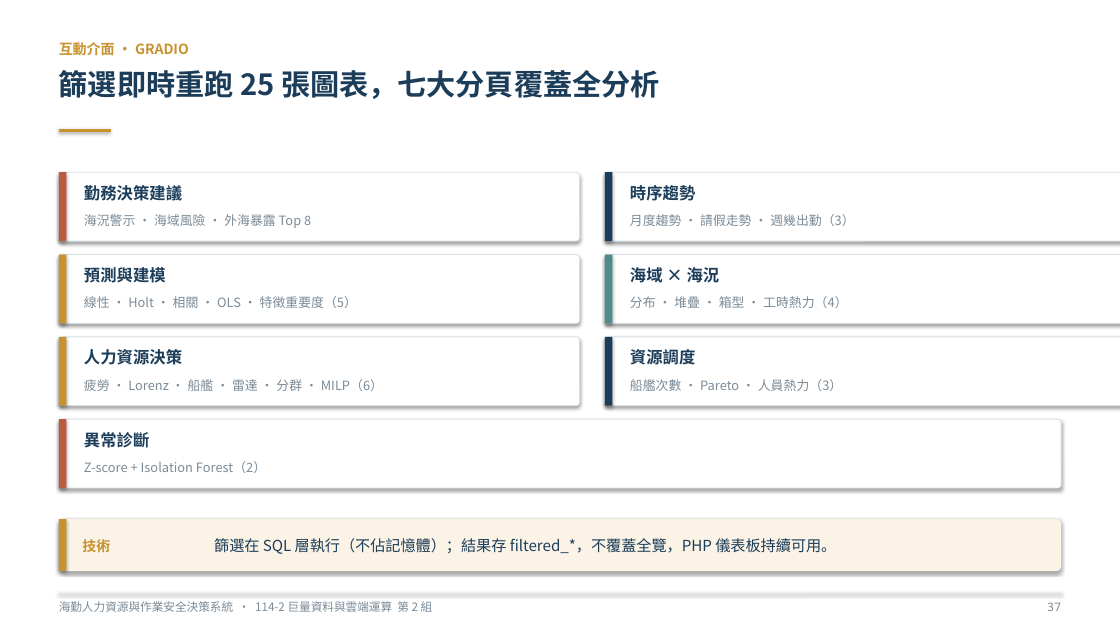
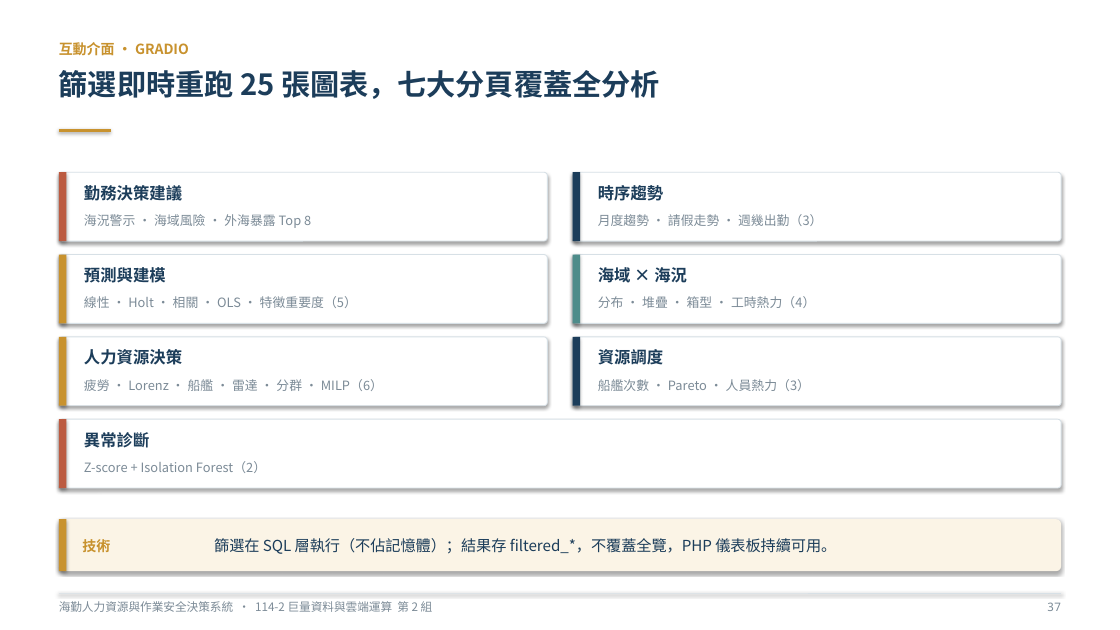
Before and after one commit to rocjveteran/114-2_BigDataCC-2nd, a slide deck: slide 47 of docs/slides/巨量資料與雲端運算技術_海勤人力資源與作業安全決策系統_黃宇平_傅瀚鋌_曾紹喆_劉家样_李翊丞_林秉賢.pptx. Drawn at 1120x630 pixels with LibreOffice and Linux fonts; fonts in the diff are those of the drawing. Boxes give left, top, right and bottom in pixels: in the first picture for what was removed or moved away, otherwise in the second. Text is boxed around its words. In the diff, an @@ line names an element or a change of style, - is before the commit and + after.

```diff
--- a/docs/slides/巨量資料與雲端運算技術_海勤人力資源與作業安全決策系統_黃宇平_傅瀚鋌_曾紹喆_劉家样_李翊丞_林秉賢.pptx
+++ b/docs/slides/巨量資料與雲端運算技術_海勤人力資源與作業安全決策系統_黃宇平_傅瀚鋌_曾紹喆_劉家样_李翊丞_林秉賢.pptx
@@ rounded rectangle resized from (x1=59, y1=172, x2=580, y2=241) to (x1=59, y1=172, x2=548, y2=241) @@
@@ rounded rectangle resized from (x1=605, y1=172, x2=1120, y2=241) to (x1=573, y1=172, x2=1062, y2=241) @@
@@ text "時序趨勢" moved from (x1=630, y1=185, x2=695, y2=201) to (x1=598, y1=185, x2=663, y2=201) @@
@@ text "月度趨勢 · 請假走勢 · 週幾出勤（3）" moved from (x1=630, y1=214, x2=854, y2=226) to (x1=598, y1=214, x2=822, y2=226) @@
@@ rounded rectangle resized from (x1=59, y1=255, x2=580, y2=323) to (x1=59, y1=255, x2=548, y2=323) @@
@@ rounded rectangle resized from (x1=605, y1=255, x2=1120, y2=323) to (x1=573, y1=255, x2=1062, y2=323) @@
@@ text "海域 × 海況" moved from (x1=630, y1=267, x2=720, y2=283) to (x1=598, y1=267, x2=687, y2=283) @@
@@ text "分布 · 堆疊 · 箱型 ..." moved from (x1=630, y1=296, x2=847, y2=308) to (x1=598, y1=296, x2=815, y2=308) @@
@@ rounded rectangle resized from (x1=59, y1=337, x2=580, y2=406) to (x1=59, y1=337, x2=548, y2=406) @@
@@ 3 rectangles moved together from (x1=605, y1=172, x2=613, y2=406) to (x1=573, y1=172, x2=581, y2=406) @@
@@ rounded rectangle resized from (x1=605, y1=337, x2=1120, y2=406) to (x1=573, y1=337, x2=1062, y2=406) @@
@@ text "資源調度" moved from (x1=630, y1=347, x2=695, y2=369) to (x1=598, y1=347, x2=663, y2=369) @@
@@ text "船艦次數 · Pareto · 人員熱力（3）" moved from (x1=630, y1=379, x2=842, y2=391) to (x1=598, y1=379, x2=810, y2=391) @@
```
Also in this commit, not shown: 18 other slides changed, 1 slide added, 37 other files.
